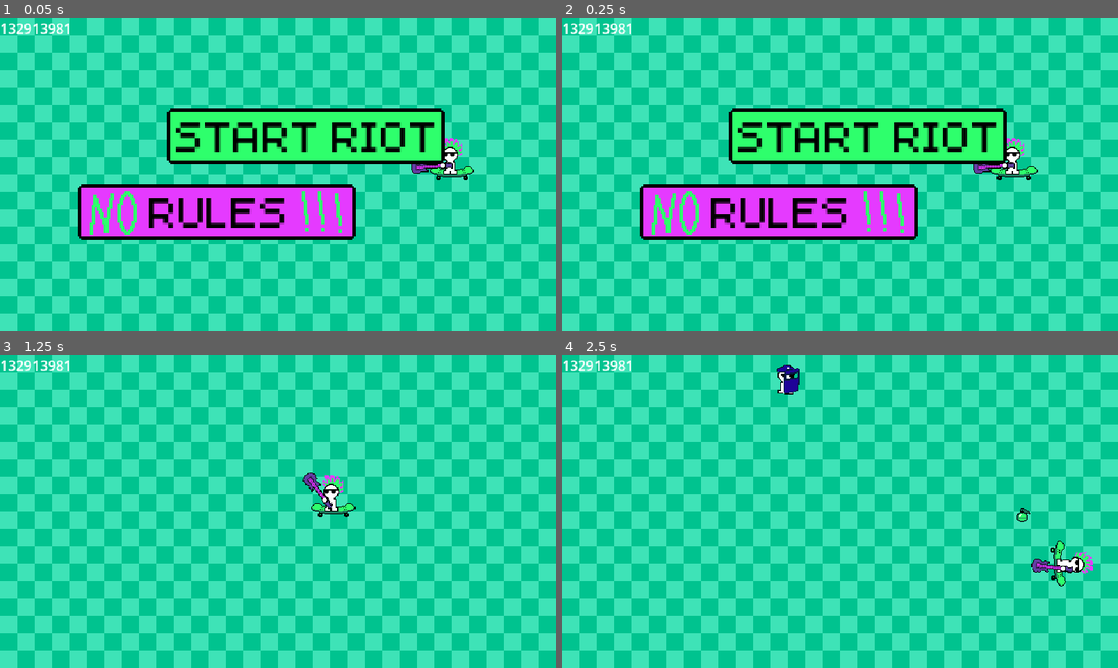
Above: before the commit, frames 1-4 (two rows, left to right).
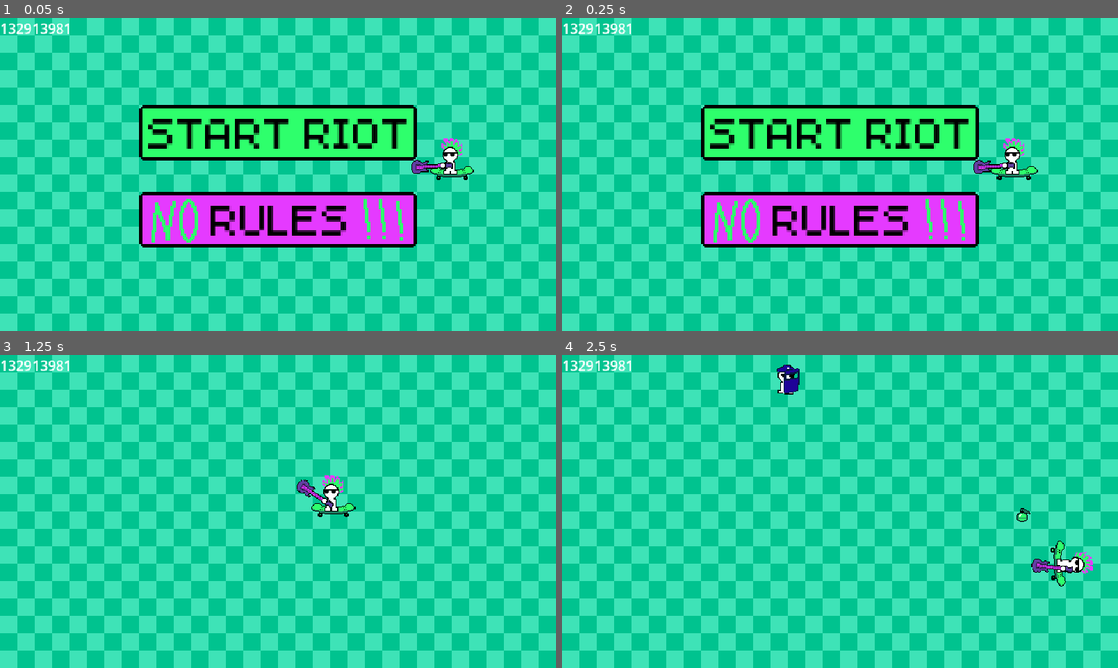
Above: after the commit, the same moments.

Repository: KyleTiley/PlayfulAnarchy
Game: Godot game, scene res://main.tscn
Same seed, same stepped clock (60 frames per second), same inputs: the game is played once before the commit and once after it.
Inputs (mouse positions are in pixels of both pictures, inside the frame that each line leads up to):
- Up to frame 1 (0.05 s): no input
- Up to frame 2 (0.25 s): no input
- Up to frame 3 (1.25 s): click "START RIOT" at 0.5 s
- Up to frame 4 (2.5 s): move the mouse to (962, 495) at 1.27 s; hold D (right_input) 1.28-2.03 s; move the mouse to (728, 527) at 2.02 s; hold S (down_input) from 2.03 s (still down)

The runs differ from the first frame. In frame 1, 16% of the frame differs, in the area x 14-80%, y 27-74%; in frame 2, 16%; in frame 3, 0.3%; in frame 4, nothing differs.

Commit message:
break

Diff:
--- a/main.tscn
+++ b/main.tscn
@@ -127,9 +127,9 @@
 anchor_top = 0.5
 anchor_right = 0.5
 anchor_bottom = 0.5
-offset_left = -96.0
-offset_top = -76.0
-offset_bottom = -44.0
+offset_left = -160.0
+offset_top = -80.0
+offset_bottom = -48.0
 grow_horizontal = 2
 grow_vertical = 2
 scale = Vector2(2, 2)
@@ -157,10 +157,9 @@
 anchor_top = 0.5
 anchor_right = 0.5
 anchor_bottom = 0.5
-offset_left = -199.0
-offset_top = 11.0
-offset_right = -103.0
-offset_bottom = 43.0
+offset_left = -160.0
+offset_top = 20.0
+offset_bottom = 52.0
 grow_horizontal = 2
 grow_vertical = 2
 scale = Vector2(2, 2)
